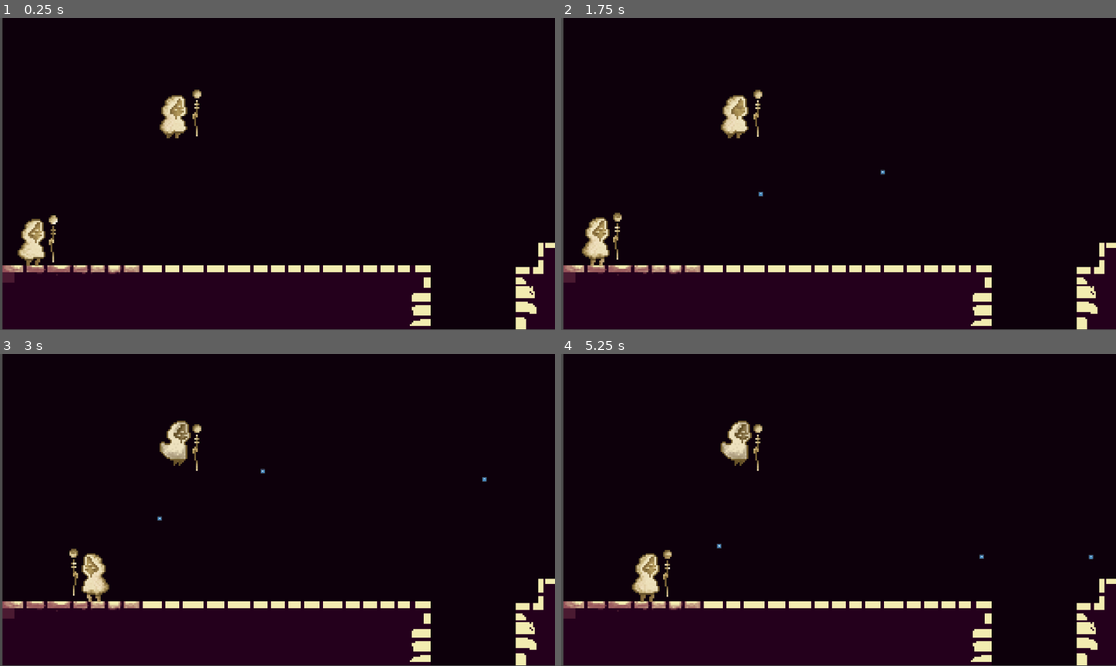
Above: before the commit, frames 1-4 (two rows, left to right).
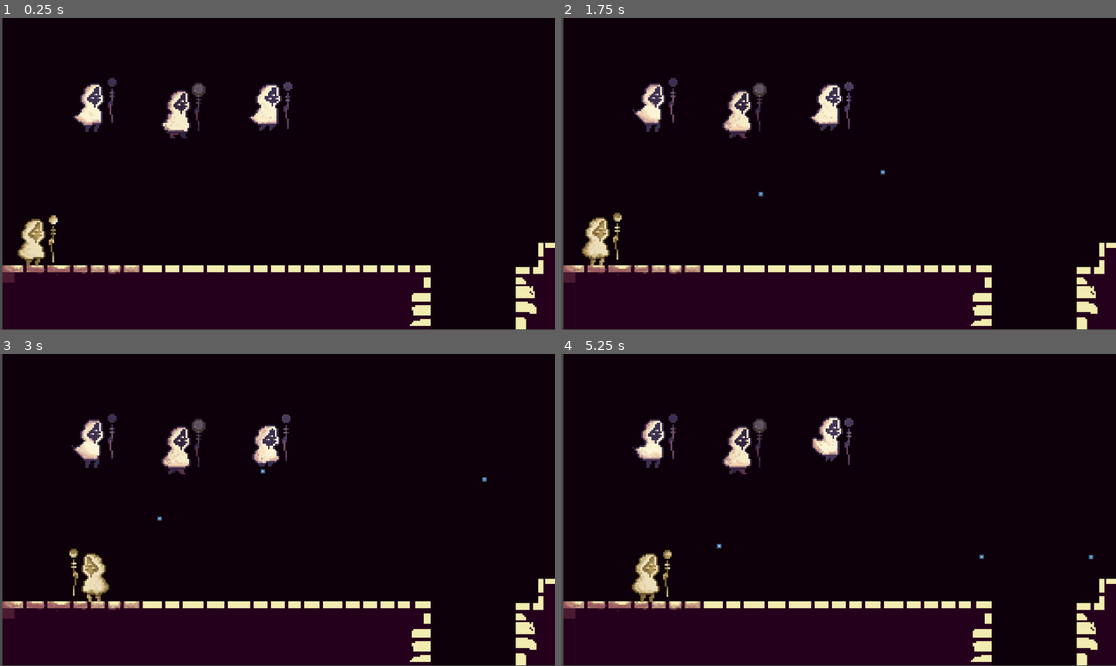
Above: after the commit, the same moments.

Repository: Gerchis/GoGodot4
Game: Godot game, scene res://test_world.tscn
Same seed, same stepped clock (60 frames per second), same inputs: the game is played once before the commit and once after it. The engine's default icon, where the game draws it, is replaced by a stand-in: a white triangle on a blue panel in a dark square.
Inputs (mouse positions are in pixels of both pictures, inside the frame that each line leads up to):
- Up to frame 1 (0.25 s): no input
- Up to frame 2 (1.75 s): move the mouse to (960, 158) at 0.52 s; press the mouse at (960, 158) at 0.53 s; hold D (right) from 0.53 s (still down); tap Space (jump) at 0.77, 1.52 s; move the mouse to (727, 189) at 1.27 s; release the mouse at (727, 189) at 1.28 s; click (727, 189) at 1.35 s
- Up to frame 3 (3 s): move the mouse to (333, 441) at 2.02 s; release D (right) at 2.03 s; press the mouse at (333, 441) at 2.03 s; hold A (left) 2.03-2.78 s; move the mouse to (249, 572) at 2.77 s; release the mouse at (249, 572) at 2.78 s; hold D (right) from 2.78 s (still down); click (249, 572) at 2.85 s
- Up to frame 4 (5.25 s): tap Space (jump) at 3.02, 3.77, 4.52 s; move the mouse to (1005, 556) at 3.52 s; press the mouse at (1005, 556) at 3.53 s; move the mouse to (672, 463) at 4.27 s; release D (right) at 4.28 s; release the mouse at (672, 463) at 4.28 s; hold A (left) 4.28-5.03 s; click (672, 463) at 4.35 s; move the mouse to (866, 510) at 5.02 s; press the mouse at (866, 510) at 5.03 s; hold D (right) from 5.03 s (still down)

The runs differ from the first frame. In frame 1, 2.0% of the frame differs, in the area x 13-53%, y 19-39%; in frame 2, 2.0%; in frame 3, 2.1%; in frame 4, 2.1%, in the area x 12-53%, y 19-39%.

Commit message:
Animaciones nuevas

Diff:
--- a/character/player.tscn
+++ b/character/player.tscn
@@ -172,33 +172,6 @@
 "values": [0, 1, 2, 3, 4]
 }
 
-[sub_resource type="Animation" id="Animation_kqqo5"]
-length = 0.001
-tracks/0/type = "value"
-tracks/0/imported = false
-tracks/0/enabled = true
-tracks/0/path = NodePath(".:animation")
-tracks/0/interp = 1
-tracks/0/loop_wrap = true
-tracks/0/keys = {
-"times": PackedFloat32Array(0),
-"transitions": PackedFloat32Array(1),
-"update": 1,
-"values": [&"Idle"]
-}
-tracks/1/type = "value"
-tracks/1/imported = false
-tracks/1/enabled = true
-tracks/1/path = NodePath(".:frame")
-tracks/1/interp = 1
-tracks/1/loop_wrap = true
-tracks/1/keys = {
-"times": PackedFloat32Array(0),
-"transitions": PackedFloat32Array(1),
-"update": 1,
-"values": [0]
-}
-
 [sub_resource type="Animation" id="Animation_te8nt"]
 resource_name = "Jump"
 length = 1.1
@@ -228,6 +201,33 @@
 "values": [0, 1, 2, 3, 4, 5, 6, 7, 8, 9, 10]
 }
 
+[sub_resource type="Animation" id="Animation_kqqo5"]
+length = 0.001
+tracks/0/type = "value"
+tracks/0/imported = false
+tracks/0/enabled = true
+tracks/0/path = NodePath(".:animation")
+tracks/0/interp = 1
+tracks/0/loop_wrap = true
+tracks/0/keys = {
+"times": PackedFloat32Array(0),
+"transitions": PackedFloat32Array(1),
+"update": 1,
+"values": [&"Idle"]
+}
+tracks/1/type = "value"
+tracks/1/imported = false
+tracks/1/enabled = true
+tracks/1/path = NodePath(".:frame")
+tracks/1/interp = 1
+tracks/1/loop_wrap = true
+tracks/1/keys = {
+"times": PackedFloat32Array(0),
+"transitions": PackedFloat32Array(1),
+"update": 1,
+"values": [0]
+}
+
 [sub_resource type="AnimationLibrary" id="AnimationLibrary_s1hym"]
 _data = {
 "Idle": SubResource("Animation_y0oj0"),
--- a/test_world.tscn
+++ b/test_world.tscn
@@ -1,8 +1,10 @@
-[gd_scene load_steps=18 format=3 uid="uid://gytqdyhab7t5"]
+[gd_scene load_steps=27 format=3 uid="uid://gytqdyhab7t5"]
 
 [ext_resource type="Texture2D" uid="uid://co8ugilv1lmqs" path="res://bk3.png" id="1_m4b07"]
 [ext_resource type="PackedScene" uid="uid://b0pui3n7koy48" path="res://character/player.tscn" id="2_mnxcp"]
-[ext_resource type="Texture2D" uid="uid://bjk175x38tf6x" path="res://Animation_Spritesheet_JumpTest_001.png" id="3_g8n85"]
+[ext_resource type="Texture2D" uid="uid://b5ry2a443futq" path="res://SpriteSheet_Walk_001.png" id="3_kxpad"]
+[ext_resource type="Texture2D" uid="uid://d1lmmmj04dl2g" path="res://SpriteSheet_Idle_001.png" id="4_7s3fn"]
+[ext_resource type="Texture2D" uid="uid://dssg1d0g83sxf" path="res://Animacion_Jump_001.png" id="5_hj88b"]
 
 [sub_resource type="RectangleShape2D" id="RectangleShape2D_4bbe7"]
 size = Vector2(1491, 229)
@@ -10,91 +12,142 @@
 [sub_resource type="RectangleShape2D" id="RectangleShape2D_51f0h"]
 size = Vector2(646, 50)
 
-[sub_resource type="AtlasTexture" id="AtlasTexture_22psx"]
-atlas = ExtResource("3_g8n85")
+[sub_resource type="AtlasTexture" id="AtlasTexture_unseh"]
+atlas = ExtResource("3_kxpad")
 region = Rect2(0, 0, 192, 192)
 
-[sub_resource type="AtlasTexture" id="AtlasTexture_8orkn"]
-atlas = ExtResource("3_g8n85")
+[sub_resource type="AtlasTexture" id="AtlasTexture_sukoj"]
+atlas = ExtResource("3_kxpad")
 region = Rect2(192, 0, 192, 192)
 
-[sub_resource type="AtlasTexture" id="AtlasTexture_2uoaw"]
-atlas = ExtResource("3_g8n85")
+[sub_resource type="AtlasTexture" id="AtlasTexture_svphx"]
+atlas = ExtResource("3_kxpad")
 region = Rect2(384, 0, 192, 192)
-
-[sub_resource type="AtlasTexture" id="AtlasTexture_2thtx"]
-atlas = ExtResource("3_g8n85")
-region = Rect2(576, 0, 192, 192)
-
-[sub_resource type="AtlasTexture" id="AtlasTexture_lko87"]
-atlas = ExtResource("3_g8n85")
-region = Rect2(768, 0, 192, 192)
-
-[sub_resource type="AtlasTexture" id="AtlasTexture_xbmtl"]
-atlas = ExtResource("3_g8n85")
-region = Rect2(960, 0, 192, 192)
-
-[sub_resource type="AtlasTexture" id="AtlasTexture_vkcay"]
-atlas = ExtResource("3_g8n85")
-region = Rect2(1152, 0, 192, 192)
-
-[sub_resource type="AtlasTexture" id="AtlasTexture_8jcxq"]
-atlas = ExtResource("3_g8n85")
-region = Rect2(1344, 0, 192, 192)
-
-[sub_resource type="AtlasTexture" id="AtlasTexture_3blvd"]
-atlas = ExtResource("3_g8n85")
-region = Rect2(1536, 0, 192, 192)
-
-[sub_resource type="AtlasTexture" id="AtlasTexture_31ywo"]
-atlas = ExtResource("3_g8n85")
-region = Rect2(1728, 0, 192, 192)
-
-[sub_resource type="AtlasTexture" id="AtlasTexture_15vav"]
-atlas = ExtResource("3_g8n85")
-region = Rect2(1920, 0, 192, 192)
 
 [sub_resource type="SpriteFrames" id="SpriteFrames_8jcgm"]
 animations = [{
 "frames": [{
 "duration": 1.0,
-"texture": SubResource("AtlasTexture_22psx")
-}, {
-"duration": 1.0,
-"texture": SubResource("AtlasTexture_8orkn")
-}, {
-"duration": 1.0,
-"texture": SubResource("AtlasTexture_2uoaw")
-}, {
-"duration": 1.0,
-"texture": SubResource("AtlasTexture_2thtx")
-}, {
-"duration": 1.0,
-"texture": SubResource("AtlasTexture_lko87")
-}, {
-"duration": 1.0,
-"texture": SubResource("AtlasTexture_xbmtl")
-}, {
-"duration": 1.0,
-"texture": SubResource("AtlasTexture_vkcay")
-}, {
-"duration": 1.0,
-"texture": SubResource("AtlasTexture_8jcxq")
-}, {
-"duration": 1.0,
-"texture": SubResource("AtlasTexture_3blvd")
-}, {
-"duration": 1.0,
-"texture": SubResource("AtlasTexture_31ywo")
-}, {
-"duration": 1.0,
-"texture": SubResource("AtlasTexture_15vav")
+"texture": SubResource("AtlasTexture_unseh")
+}, {
+"duration": 1.0,
+"texture": SubResource("AtlasTexture_sukoj")
+}, {
+"duration": 1.0,
+"texture": SubResource("AtlasTexture_svphx")
 }],
 "loop": true,
 "name": &"default",
 "speed": 5.0
 }]
 
+[sub_resource type="AtlasTexture" id="AtlasTexture_3veym"]
+atlas = ExtResource("4_7s3fn")
+region = Rect2(0, 0, 192, 192)
+
+[sub_resource type="AtlasTexture" id="AtlasTexture_126cv"]
+atlas = ExtResource("4_7s3fn")
+region = Rect2(192, 0, 192, 192)
+
+[sub_resource type="AtlasTexture" id="AtlasTexture_vs2j8"]
+atlas = ExtResource("4_7s3fn")
+region = Rect2(384, 0, 192, 192)
+
+[sub_resource type="AtlasTexture" id="AtlasTexture_kor7g"]
+atlas = ExtResource("4_7s3fn")
+region = Rect2(576, 0, 192, 192)
+
+[sub_resource type="AtlasTexture" id="AtlasTexture_nqjc4"]
+atlas = ExtResource("4_7s3fn")
+region = Rect2(768, 0, 192, 192)
+
+[sub_resource type="AtlasTexture" id="AtlasTexture_skjnn"]
+atlas = ExtResource("4_7s3fn")
+region = Rect2(960, 0, 192, 192)
+
+[sub_resource type="SpriteFrames" id="SpriteFrames_y682k"]
+animations = [{
+"frames": [{
+"duration": 1.0,
+"texture": SubResource("AtlasTexture_3veym")
+}, {
+"duration": 1.0,
+"texture": SubResource("AtlasTexture_126cv")
+}, {
+"duration": 1.0,
+"texture": SubResource("AtlasTexture_vs2j8")
+}, {
+"duration": 1.0,
+"texture": SubResource("AtlasTexture_kor7g")
+}, {
+"duration": 1.0,
+"texture": SubResource("AtlasTexture_nqjc4")
+}, {
+"duration": 1.0,
+"texture": SubResource("AtlasTexture_skjnn")
+}],
+"loop": true,
+"name": &"default",
+"speed": 5.0
+}]
+
+[sub_resource type="AtlasTexture" id="AtlasTexture_w7e1g"]
+atlas = ExtResource("5_hj88b")
+region = Rect2(0, 0, 192, 192)
+
+[sub_resource type="AtlasTexture" id="AtlasTexture_20w47"]
+atlas = ExtResource("5_hj88b")
+region = Rect2(192, 0, 192, 192)
+
+[sub_resource type="AtlasTexture" id="AtlasTexture_qdigt"]
+atlas = ExtResource("5_hj88b")
+region = Rect2(384, 0, 192, 192)
+
+[sub_resource type="AtlasTexture" id="AtlasTexture_uk41v"]
+atlas = ExtResource("5_hj88b")
+region = Rect2(576, 0, 192, 192)
+
+[sub_resource type="AtlasTexture" id="AtlasTexture_tgdla"]
+atlas = ExtResource("5_hj88b")
+region = Rect2(768, 0, 192, 192)
+
+[sub_resource type="AtlasTexture" id="AtlasTexture_1r54t"]
+atlas = ExtResource("5_hj88b")
+region = Rect2(960, 0, 192, 192)
+
+[sub_resource type="AtlasTexture" id="AtlasTexture_7yaan"]
+atlas = ExtResource("5_hj88b")
+region = Rect2(1152, 0, 192, 192)
+
+[sub_resource type="SpriteFrames" id="SpriteFrames_o5de4"]
+animations = [{
+"frames": [{
+"duration": 1.0,
+"texture": SubResource("AtlasTexture_w7e1g")
+}, {
+"duration": 1.0,
+"texture": SubResource("AtlasTexture_20w47")
+}, {
+"duration": 1.0,
+"texture": SubResource("AtlasTexture_qdigt")
+}, {
+"duration": 1.0,
+"texture": SubResource("AtlasTexture_uk41v")
+}, {
+"duration": 1.0,
+"texture": SubResource("AtlasTexture_tgdla")
+}, {
+"duration": 1.0,
+"texture": SubResource("AtlasTexture_1r54t")
+}, {
+"duration": 1.0,
+"texture": SubResource("AtlasTexture_7yaan")
+}],
+"loop": true,
+"name": &"default",
+"speed": 5.0
+}]
+
 [node name="TestWorld" type="Node2D"]
 
 [node name="Bk3" type="Sprite2D" parent="."]
@@ -146,4 +199,16 @@
 position = Vector2(624, 321)
 sprite_frames = SubResource("SpriteFrames_8jcgm")
 autoplay = "default"
-frame_progress = 0.722697
+frame_progress = 0.959263
+
+[node name="AnimatedSprite2D2" type="AnimatedSprite2D" parent="."]
+position = Vector2(325, 298)
+sprite_frames = SubResource("SpriteFrames_y682k")
+autoplay = "default"
+frame_progress = 0.657564
+
+[node name="AnimatedSprite2D3" type="AnimatedSprite2D" parent="."]
+position = Vector2(927, 294)
+sprite_frames = SubResource("SpriteFrames_o5de4")
+autoplay = "default"
+frame_progress = 0.752461
Binary file added: Animacion_Jump_001.png
Not shown, added: Animacion_Jump_001.png.import
Binary file added: SpriteSheet_Idle_001.png
Not shown, added: SpriteSheet_Idle_001.png.import
Binary file added: SpriteSheet_Walk_001.png
Not shown, added: SpriteSheet_Walk_001.png.import
